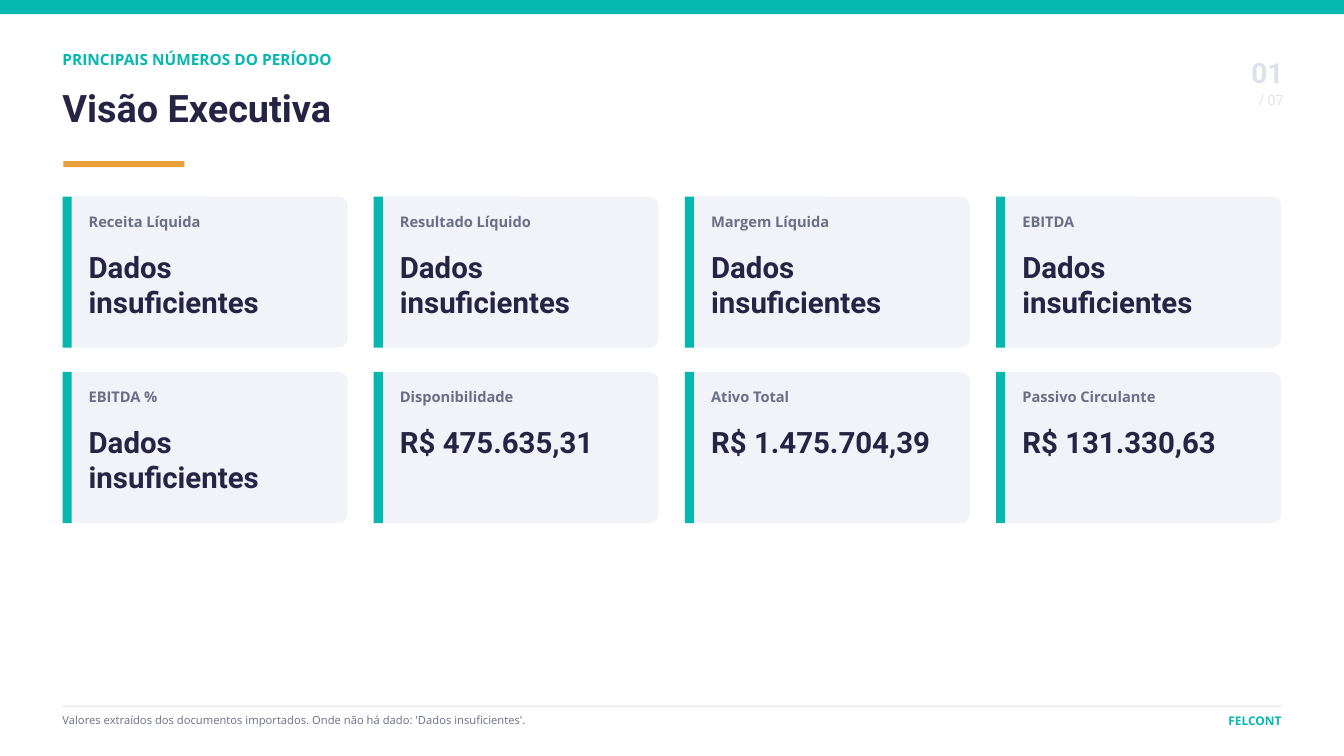
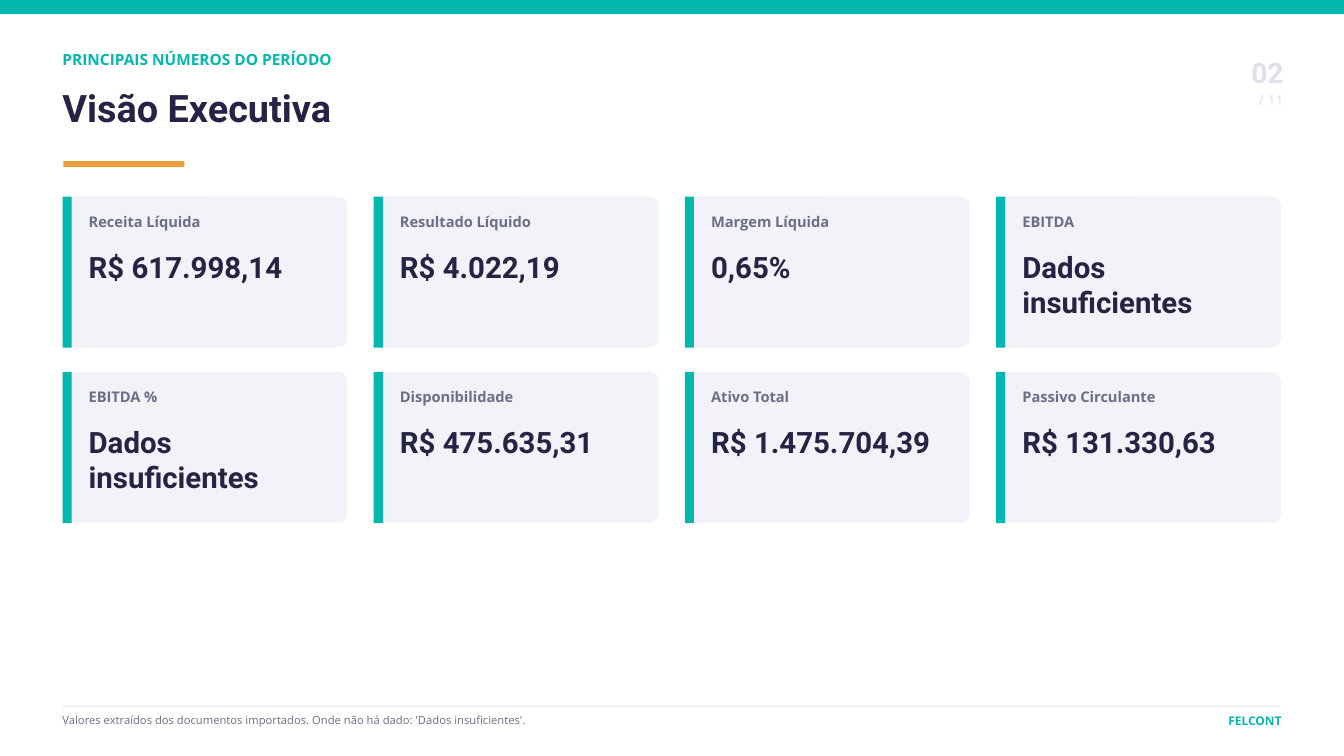
Before and after one commit to jacksoncontabil2024-alt/jackson2025515151, a slide deck: slide 2 of backend/generated/94dd99d3-2200-4734-b5f5-6138c1eede9f/FELCONT_Relatorio_Gerencial.pptx (slide 1 before the commit). Drawn at 1344x756 pixels with LibreOffice and Linux fonts; fonts in the diff are those of the drawing. Boxes give left, top, right and bottom in pixels: in the first picture for what was removed or moved away, otherwise in the second. Text is boxed around its words. In the diff, an @@ line names an element or a change of style, - is before the commit and + after.

```diff
--- a/backend/generated/94dd99d3-2200-4734-b5f5-6138c1eede9f/FELCONT_Relatorio_Gerencial.pptx
+++ b/backend/generated/94dd99d3-2200-4734-b5f5-6138c1eede9f/FELCONT_Relatorio_Gerencial.pptx
@@ text at <box>89,253,283,283</box>: text changed @@
-Dados insuficientes
+R$ 617.998,14
@@ text at <box>400,253,560,283</box>: text changed @@
-Dados insuficientes
+R$ 4.022,19
@@ text at <box>711,256,790,283</box>: text changed @@
-Dados insuficientes
+0,65%
```
Also in this commit, not shown: 5 other slides changed, 5 slides added, 1 slide removed, 27 other files.
